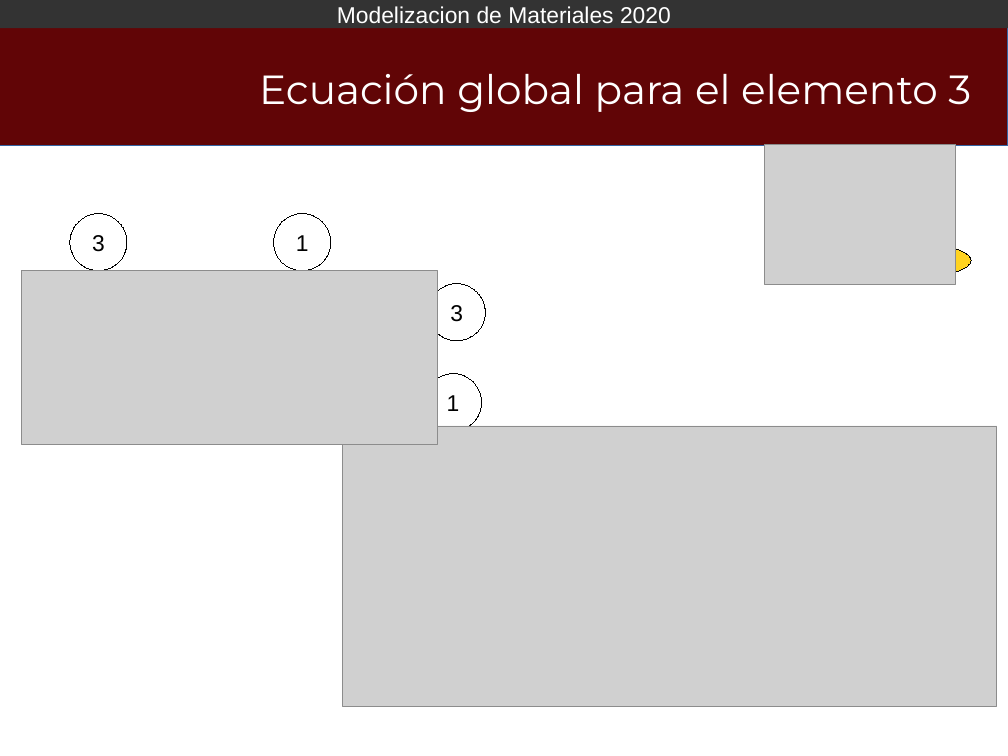
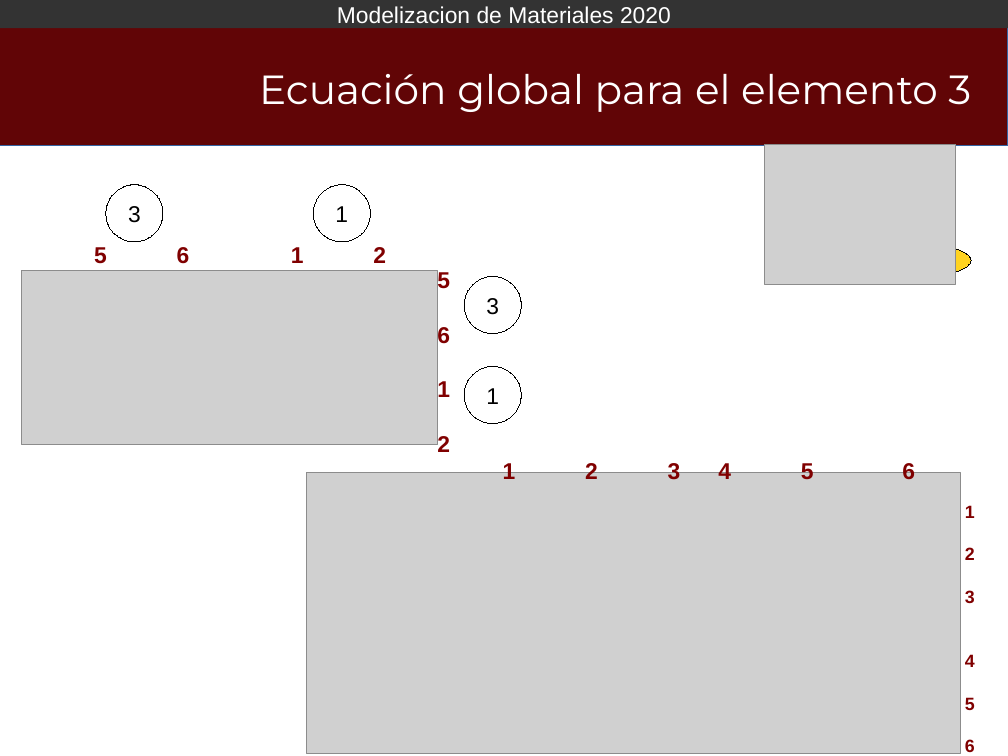
Before and after one commit to Modelizacion-de-Materiales/ModelizacionApuntesPresentaciones, a slide deck: slide 13 of 004-MEF02/Libreoffice/MEF02_2019.odp. Drawn at 1008x756 pixels with LibreOffice and Linux fonts; fonts in the diff are those of the drawing; grey boxes stand for pictures; background and template pictures are left out. Boxes give left, top, right and bottom in pixels: in the first picture for what was removed or moved away, otherwise in the second. Text is boxed around its words. In the diff, an @@ line names an element or a change of style, - is before the commit and + after.

```diff
--- a/004-MEF02/Libreoffice/MEF02_2019.odp
+++ b/004-MEF02/Libreoffice/MEF02_2019.odp
@@ ellipse "3": place and size @@
-ellipse "3" at bbox=[70, 213, 126, 270]
+ellipse "3" at bbox=[106, 185, 163, 241]
@@ ellipse "1": place and size @@
-ellipse "1" at bbox=[273, 213, 330, 270]
+ellipse "1" at bbox=[314, 185, 370, 241]
@@ text added at bbox=[94, 247, 386, 264], 18 pt, text #800000, bold @@
+5 6 1 2
@@ text added at bbox=[437, 270, 450, 452], 18 pt, text #800000, bold @@
+5
+6
+1
+2
@@ ellipse "3": place and size @@
-ellipse "3" at bbox=[428, 284, 485, 340]
+ellipse "3" at bbox=[465, 276, 521, 333]
@@ ellipse "1": place and size @@
-ellipse "1" at bbox=[424, 373, 481, 430]
+ellipse "1" at bbox=[465, 367, 521, 424]
@@ picture: place and size @@
-picture at bbox=[343, 426, 997, 707]
+picture at bbox=[307, 473, 961, 754]
@@ text added at bbox=[503, 460, 915, 480], 18 pt, text #800000, bold @@
+1 2 3 4 5 6
@@ text added at bbox=[965, 505, 975, 752], 14 pt, text #800000, bold @@
+1
+2
+3
+4
+5
+6
```
Also in this commit, not shown: 2 other slides changed.
